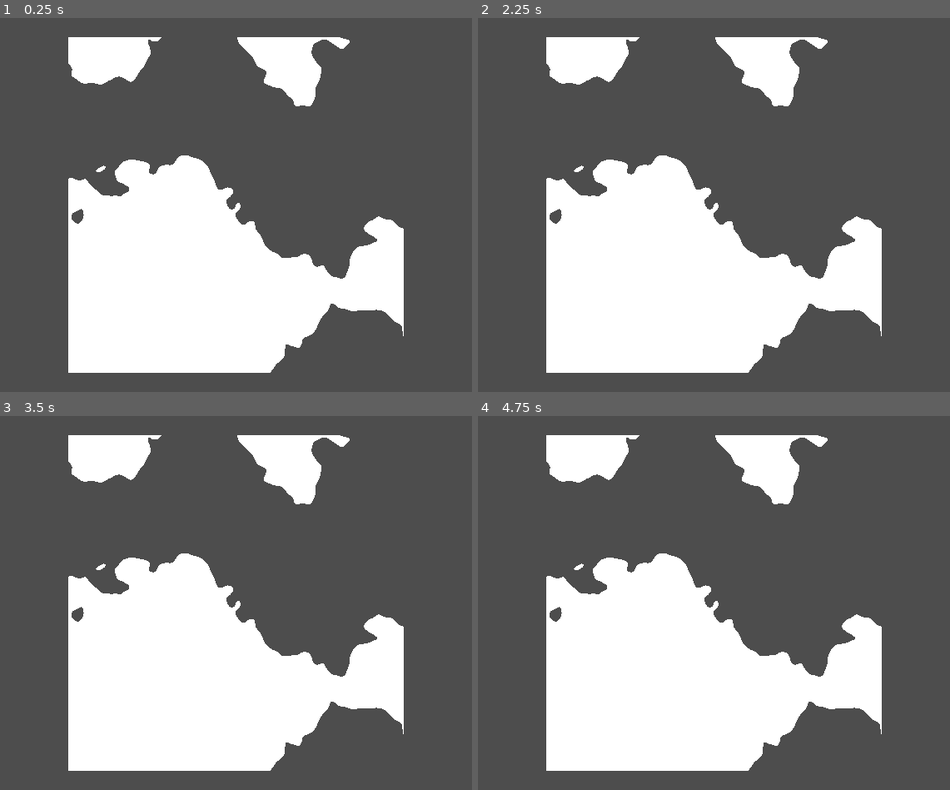
Above: before the commit, frames 1-4 (two rows, left to right).
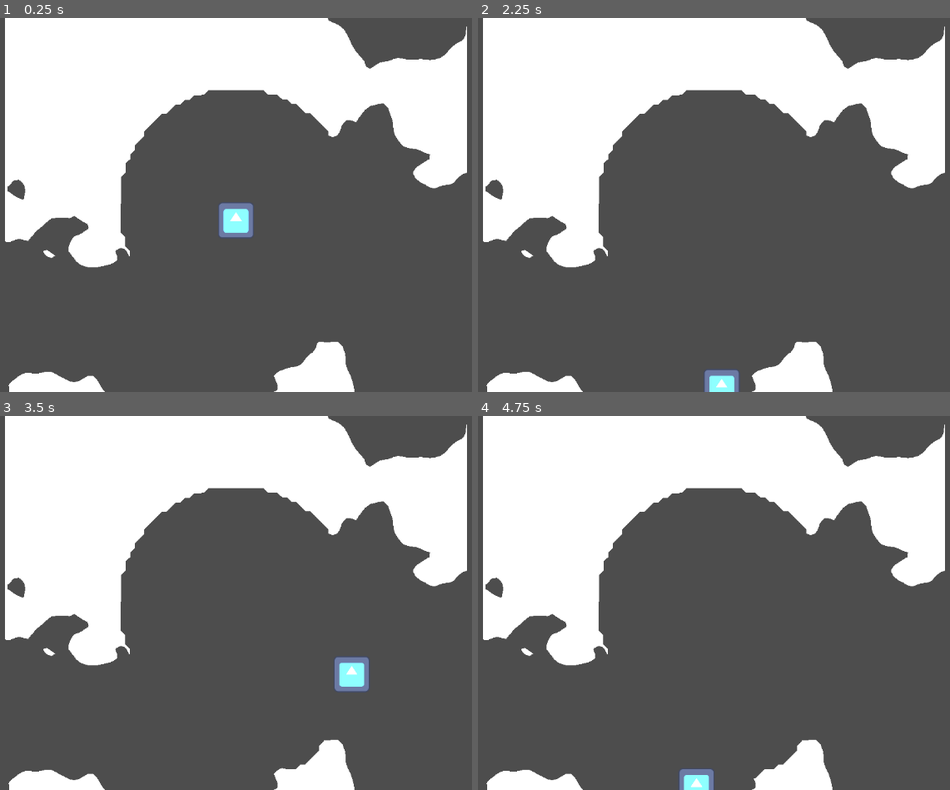
Above: after the commit, the same moments.

Repository: Martin187187/RogueDigger
Game: Godot game, scene res://World.tscn
Same seed, same stepped clock (60 frames per second), same inputs: the game is played once before the commit and once after it. The engine's default icon, where the game draws it, is replaced by a stand-in: a white triangle on a blue panel in a dark square.
Inputs (mouse positions are in pixels of both pictures, inside the frame that each line leads up to):
- Up to frame 1 (0.25 s): no input
- Up to frame 2 (2.25 s): move the mouse to (860, 186) at 0.52 s; press the mouse at (860, 186) at 0.53 s; hold D (move_right, bound only after the commit) 0.53-1.28 s; tap Space (jump, bound only after the commit) at 0.77, 0.8, 1.07, 1.35, 1.52, 1.82 s; move the mouse to (581, 223) at 1.27 s; release the mouse at (581, 223) at 1.28 s; hold A (move_left, bound only after the commit) 1.28-2.03 s; click (581, 223) at 1.55 s; move the mouse to (780, 122) at 2.02 s; press the mouse at (780, 122) at 2.03 s; hold D (move_right, bound only after the commit) from 2.03 s (still down)
- Up to frame 3 (3.5 s): keep holding D (move_right, bound only after the commit); tap Space (jump, bound only after the commit) at 2.3, 3.02, 3.32 s; move the mouse to (202, 677) at 2.77 s; release the mouse at (202, 677) at 2.78 s; click (202, 677) at 2.85 s
- Up to frame 4 (4.75 s): move the mouse to (912, 659) at 3.52 s; release D (move_right, bound only after the commit) at 3.53 s; hold A (move_left, bound only after the commit) from 3.53 s (still down); tap Space (jump, bound only after the commit) at 3.6, 3.77, 4.07, 4.52 s; click (912, 659) at 3.67 s; move the mouse to (515, 546) at 4.27 s; click (515, 546) at 4.35 s

The runs differ from the first frame. In frame 1, 54% of the frame differs, in the area x 1-99%, y 0-100%; in frame 2, 54%; in frame 3, 54%; in frame 4, 54%.

Commit message:
added collision & basic player

Diff:
--- a/MarchingTerrain.gd
+++ b/MarchingTerrain.gd
@@ -1,14 +1,11 @@
-## marching_squares_debug.gd
-## Attach this to a MeshInstance3D (or any Node3D – it overrides its own mesh)
+extends StaticBody2D
 
-extends MeshInstance3D
+@export var threshold: float = 0.5
+@export var num_voxels: int = 16
+@export var size: float = 4.0
+@export var show_debug_cubes = false
 
-@export var threshold: float = 0.5  # isovalue
-@export var num_voxels: int = 16   # number of cells per side
-@export var size: float = 4.0      # world-space side length
-@export var show_debug_cubes = false
 var voxels: PackedFloat32Array = PackedFloat32Array()  # (n+1)^2 scalar samples
-
 
 func _ready() -> void:
 	randomize()
@@ -16,6 +13,27 @@
 	if show_debug_cubes:
 		_create_debug_cubes()
 	_build_mesh()
+	dig_circle(Vector2(0, 0), 200)
+
+
+func set_voxel(x: int, y: int, value: float) -> void:
+	var dim := num_voxels + 1
+	if x >= 0 and y >= 0 and x < dim and y < dim:
+		voxels[y * dim + x] = value
+
+
+func dig_circle(center: Vector2, radius: float) -> void:
+	var dim := num_voxels + 1
+	var cell := size / float(num_voxels)
+
+	for y in range(dim):
+		for x in range(dim):
+			var world_pos := Vector2(x * cell - size * 0.5, y * cell - size * 0.5)
+			if world_pos.distance_to(center) < radius:
+				set_voxel(x, y, 0.0)
+
+	_build_mesh()
+
 
 func _fill_voxels() -> void:
 	var dim := num_voxels + 1
@@ -24,18 +42,14 @@
 	var noise := FastNoiseLite.new()
 	noise.noise_type = FastNoiseLite.TYPE_PERLIN
 	noise.seed = randi()
-	noise.frequency = 1.5  # adjust for zoom
+	noise.frequency = 1.5
 
 	for y in range(dim):
 		for x in range(dim):
-			# Convert to centered world space coordinates (optional)
 			var fx := float(x - dim / 2) / float(dim)
 			var fy := float(y - dim / 2) / float(dim)
-
-			# Get noise value and normalize it from [-1,1] to [0,1]
 			var raw := noise.get_noise_2d(fx, fy)
 			var value := (raw + 1.0) * 0.5
-
 			voxels[y * dim + x] = value
 
 
@@ -48,10 +62,9 @@
 
 
 func _spawn_debug_cube(pos2d: Vector2, radius: float) -> void:
-	var cube := MeshInstance3D.new()
-	cube.mesh = BoxMesh.new()
-	cube.scale = Vector3.ONE * radius
-	cube.position = Vector3(pos2d.x, pos2d.y, 0.0)
+	var cube := ColorRect.new()
+	cube.size = Vector2.ONE * radius
+	cube.position = pos2d - cube.size * 0.5
 
 	var cell := size / float(num_voxels)
 	var x := int(round((pos2d.x + size * 0.5) / cell))
@@ -60,13 +73,10 @@
 
 	if x >= 0 and y >= 0 and x < dim and y < dim:
 		var value := voxels[y * dim + x]
-		var mat := StandardMaterial3D.new()
-		mat.shading_mode = BaseMaterial3D.SHADING_MODE_UNSHADED
 		if value > threshold:
-			mat.albedo_color = Color.BLACK
+			cube.albedo_color = Color.BLACK
 		else:
-			mat.albedo_color = Color.WHITE
-		cube.material_override = mat
+			cube.albedo_color = Color.WHITE
 
 	add_child(cube)
 
@@ -74,18 +84,35 @@
 func _build_mesh() -> void:
 	var st := SurfaceTool.new()
 	st.begin(Mesh.PRIMITIVE_TRIANGLES)
-
-	var mat := StandardMaterial3D.new()
-	mat.albedo_color = Color.WHITE
-	mat.shading_mode = BaseMaterial3D.SHADING_MODE_UNSHADED
+	var mat := CanvasItemMaterial.new()
 	st.set_material(mat)
 
 	var cell := size / float(num_voxels)
+	var collision_tris := PackedVector2Array()
+
 	for y in range(num_voxels):
 		for x in range(num_voxels):
-			_emit_cell(st, Vector2i(x, y), cell)
+			var tris := _emit_cell(st, Vector2i(x, y), cell)
+			for pt in tris:
+				collision_tris.append(pt)
 
-	mesh = st.commit()
+	$MeshInstance2D.mesh = st.commit()
+
+	var shape := ConcavePolygonShape2D.new()
+	shape.set_segments(_vector2_array_to_segments(collision_tris))
+
+	$CollisionShape2D.shape = shape
+
+func _vector2_array_to_segments(tris: PackedVector2Array) -> PackedVector2Array:
+	var segments := PackedVector2Array()
+	for i in range(0, tris.size(), 3):
+		segments.append(tris[i])
+		segments.append(tris[i + 1])
+		segments.append(tris[i + 1])
+		segments.append(tris[i + 2])
+		segments.append(tris[i + 2])
+		segments.append(tris[i])
+	return segments
 
 
 func interpolate(p1: Vector2, p2: Vector2, val1: float, val2: float) -> Vector2:
@@ -93,12 +120,15 @@
 		return (p1 + p2) * 0.5
 	var t := (threshold - val1) / (val2 - val1)
 	return p1.lerp(p2, clamp(t, 0.0, 1.0))
-func _emit_cell(st: SurfaceTool, idx: Vector2i, cell: float) -> void:
-	var origin := Vector3(
+
+
+func _emit_cell(st: SurfaceTool, idx: Vector2i, cell: float) -> PackedVector2Array:
+	var origin := Vector2(
 		idx.x * cell - size * 0.5,
-		idx.y * cell - size * 0.5,
-		0.0
+		idx.y * cell - size * 0.5
 	)
+
+	var points := PackedVector2Array()
 
 	var v0 := _sample(idx.x, idx.y)
 	var v1 := _sample(idx.x + 1, idx.y)
@@ -144,7 +174,11 @@
 	for tri in LUT[ci]:
 		for key in tri:
 			var p := P[key]
-			st.add_vertex(origin + Vector3(p.x * cell, p.y * cell, 0.0))
+			var final := origin + p * cell
+			st.add_vertex(Vector3(final.x, final.y, 0.0))
+			points.append(final)
+
+	return points
 
 
 func _sample(x: int, y: int) -> float:
--- /dev/null
+++ b/Player.gd
@@ -0,0 +1,26 @@
+extends CharacterBody2D
+@export var terrain = Node
+@export var speed := 200.0
+@export var jump_velocity := -400.0
+var gravity := 800.0
+
+func _physics_process(delta: float) -> void:
+	var input_vector = Vector2.ZERO
+
+	if Input.is_action_pressed("move_left"):
+		input_vector.x -= 1
+	if Input.is_action_pressed("move_right"):
+		input_vector.x += 1
+
+	velocity.x = input_vector.x * speed
+
+	if not is_on_floor():
+		velocity.y += gravity * delta
+	elif Input.is_action_just_pressed("jump"):
+		velocity.y = jump_velocity
+
+	move_and_slide()
+
+func _input(event: InputEvent) -> void:
+	if event.is_action_pressed("dig") and event is InputEventMouseButton:
+		terrain.dig_circle(position, 50.0)  # Adjust radius if needed
--- a/World.tscn
+++ b/World.tscn
@@ -1,19 +1,34 @@
-[gd_scene load_steps=3 format=3 uid="uid://cgiv0nhmhsw00"]
+[gd_scene load_steps=5 format=3 uid="uid://cgiv0nhmhsw00"]
 
 [ext_resource type="Script" uid="uid://cilfhj0k8xowb" path="res://MarchingTerrain.gd" id="1_c6gwx"]
+[ext_resource type="Texture2D" uid="uid://bxwsv0hi4xfe7" path="res://icon.svg" id="2_2dftf"]
+[ext_resource type="Script" uid="uid://b5rh43hh85rg2" path="res://Player.gd" id="2_bcbcq"]
 
-[sub_resource type="ArrayMesh" id="ArrayMesh_c6gwx"]
+[sub_resource type="RectangleShape2D" id="RectangleShape2D_bcbcq"]
 
-[node name="World" type="Node3D"]
+[node name="World" type="Node2D"]
 
-[node name="MeshInstance3D" type="MeshInstance3D" parent="."]
-mesh = SubResource("ArrayMesh_c6gwx")
+[node name="MeshInstance3D" type="StaticBody2D" parent="."]
 script = ExtResource("1_c6gwx")
-num_voxels = 200
+num_voxels = 100
+size = 800.0
 
-[node name="Camera3D" type="Camera3D" parent="."]
-transform = Transform3D(1, 0, 0, 0, 1, 0, 0, 0, 1, 0, 0, 2.90157)
-current = true
+[node name="MeshInstance2D" type="MeshInstance2D" parent="MeshInstance3D"]
 
-[node name="DirectionalLight3D" type="DirectionalLight3D" parent="."]
-transform = Transform3D(0.983741, 0, 0.179592, -0.0786885, 0.898901, 0.431028, -0.161436, -0.438152, 0.884286, 0, 0, 5.42346)
+[node name="CollisionShape2D" type="CollisionShape2D" parent="MeshInstance3D"]
+
+[node name="Camera2D" type="Camera2D" parent="."]
+
+[node name="DirectionalLight2D" type="DirectionalLight2D" parent="Camera2D"]
+
+[node name="CharacterBody2D" type="CharacterBody2D" parent="." node_paths=PackedStringArray("terrain")]
+script = ExtResource("2_bcbcq")
+terrain = NodePath("../MeshInstance3D")
+
+[node name="CollisionShape2D" type="CollisionShape2D" parent="CharacterBody2D"]
+scale = Vector2(3.01, 3.01)
+shape = SubResource("RectangleShape2D_bcbcq")
+
+[node name="Sprite2D" type="Sprite2D" parent="CharacterBody2D"]
+scale = Vector2(0.49, 0.49)
+texture = ExtResource("2_2dftf")
--- a/project.godot
+++ b/project.godot
@@ -14,3 +14,26 @@
 run/main_scene="uid://cgiv0nhmhsw00"
 config/features=PackedStringArray("4.4", "Forward Plus")
 config/icon="res://icon.svg"
+
+[input]
+
+move_left={
+"deadzone": 0.2,
+"events": [Object(InputEventKey,"resource_local_to_scene":false,"resource_name":"","device":-1,"window_id":0,"alt_pressed":false,"shift_pressed":false,"ctrl_pressed":false,"meta_pressed":false,"pressed":false,"keycode":0,"physical_keycode":65,"key_label":0,"unicode":97,"location":0,"echo":false,"script":null)
+]
+}
+move_right={
+"deadzone": 0.2,
+"events": [Object(InputEventKey,"resource_local_to_scene":false,"resource_name":"","device":-1,"window_id":0,"alt_pressed":false,"shift_pressed":false,"ctrl_pressed":false,"meta_pressed":false,"pressed":false,"keycode":0,"physical_keycode":68,"key_label":0,"unicode":100,"location":0,"echo":false,"script":null)
+]
+}
+jump={
+"deadzone": 0.2,
+"events": [Object(InputEventKey,"resource_local_to_scene":false,"resource_name":"","device":-1,"window_id":0,"alt_pressed":false,"shift_pressed":false,"ctrl_pressed":false,"meta_pressed":false,"pressed":false,"keycode":0,"physical_keycode":32,"key_label":0,"unicode":32,"location":0,"echo":false,"script":null)
+]
+}
+dig={
+"deadzone": 0.2,
+"events": [Object(InputEventMouseButton,"resource_local_to_scene":false,"resource_name":"","device":-1,"window_id":0,"alt_pressed":false,"shift_pressed":false,"ctrl_pressed":false,"meta_pressed":false,"button_mask":1,"position":Vector2(333, 14),"global_position":Vector2(342, 62),"factor":1.0,"button_index":1,"canceled":false,"pressed":true,"double_click":false,"script":null)
+]
+}
Not shown, added: Player.gd.uid
